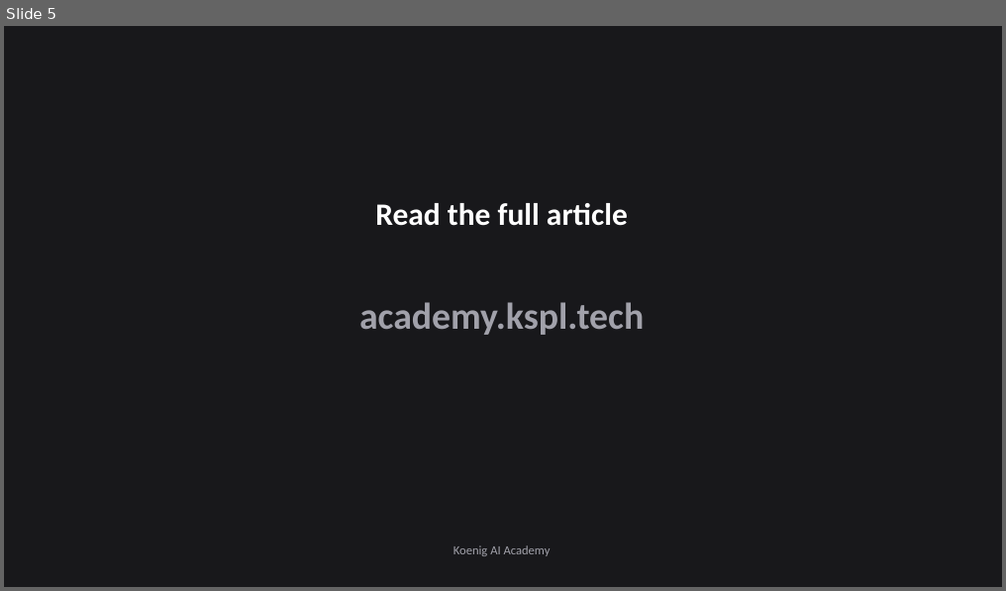
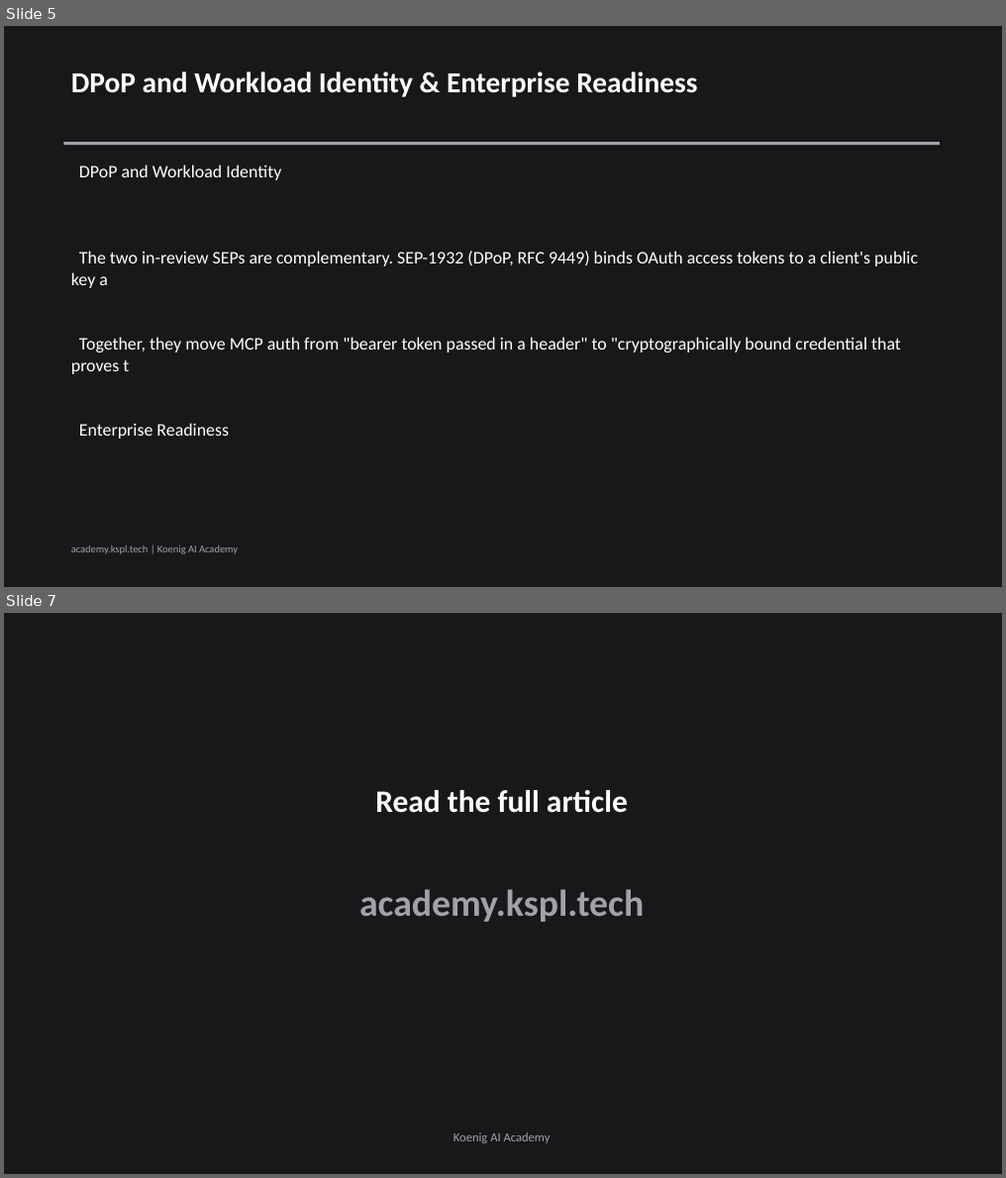
Before and after one commit to Koenig-Solutions-Private-Limited/koenig-ai-org, a slide deck: vault/blogs/mcp-2026-roadmap-explained/slides.pptx. Shown one above the other, each under a label of ours: slide 5 before the commit, slides 5 and 7 after it; the slides between them are not shown. The pictures are 1006x591 and 1006x1178 pixels, drawn with LibreOffice and Linux fonts; fonts in the diff are those of the drawing. Boxes give left, top, right and bottom in pixels: in the first picture for what was removed or moved away, otherwise in the second. Text is boxed around its words. In the diff, an @@ line names an element or a change of style, - is before the commit and + after.

```diff
--- a/vault/blogs/mcp-2026-roadmap-explained/slides.pptx
+++ b/vault/blogs/mcp-2026-roadmap-explained/slides.pptx
@@ slide 5 added at <box>4,26,1002,587</box>, background #18181B @@
@@ text added at <box>71,72,697,97</box>, 28 pt, text #FFFFFF, bold @@
+DPoP and Workload Identity & Enterprise Readiness
@@ rectangle added at <box>63,142,940,145</box>, fill #A1A1AA @@
@@ text added at <box>79,165,281,180</box>, 17 pt, text #FFFFFF @@
+DPoP and Workload Identity
@@ text added at <box>71,251,918,288</box>, 17 pt, text #FFFFFF @@
+The two in-review SEPs are complementary. SEP-1932 (DPoP, RFC 9449) binds OAuth access tokens to a client's public key a
@@ text added at <box>71,337,901,374</box>, 17 pt, text #FFFFFF @@
+Together, they move MCP auth from "bearer token passed in a header" to "cryptographically bound credential that proves t
@@ text added at <box>79,423,229,439</box>, 17 pt, text #FFFFFF @@
+Enterprise Readiness
@@ text added at <box>71,546,238,555</box>, 10 pt, text #A1A1AA @@
+academy.kspl.tech | Koenig AI Academy
@@ what was slide 5 is now slide 7 @@
```
Also in this commit, not shown: 3 slides changed, 1 other slide added, 1 other file.
